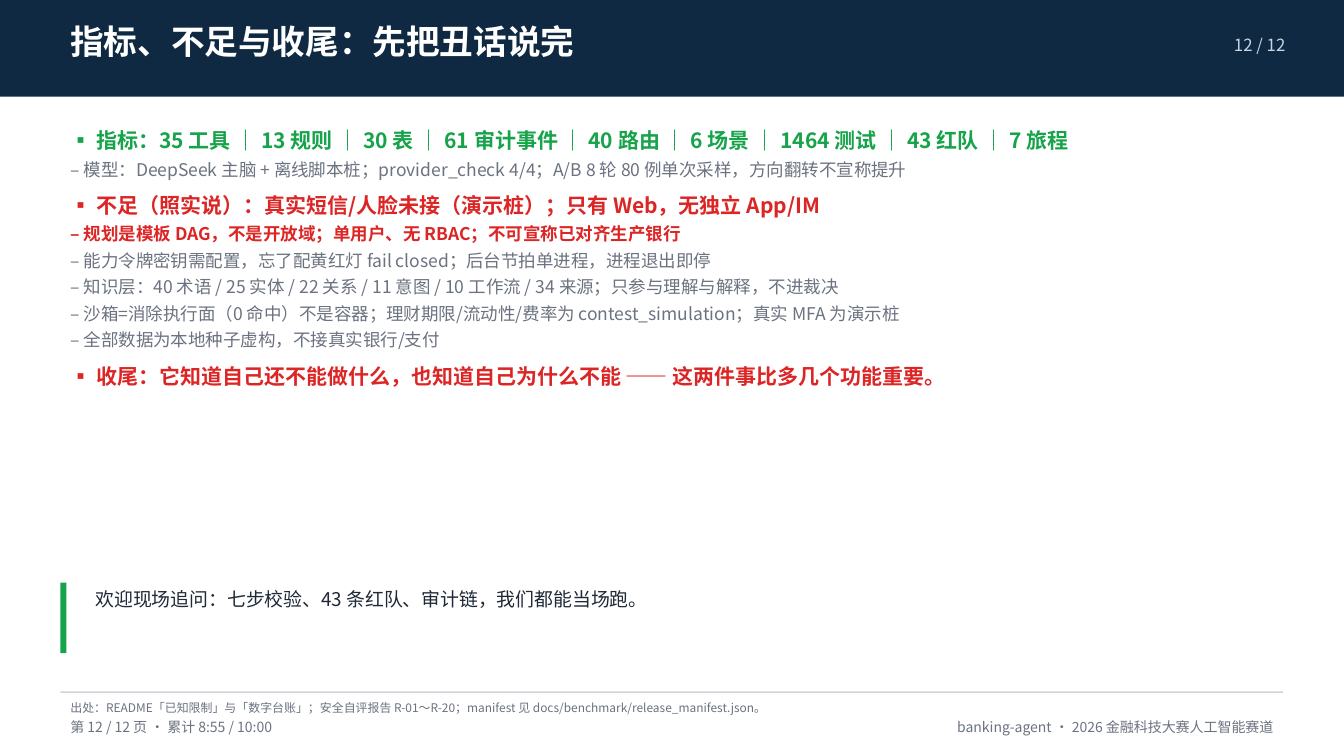
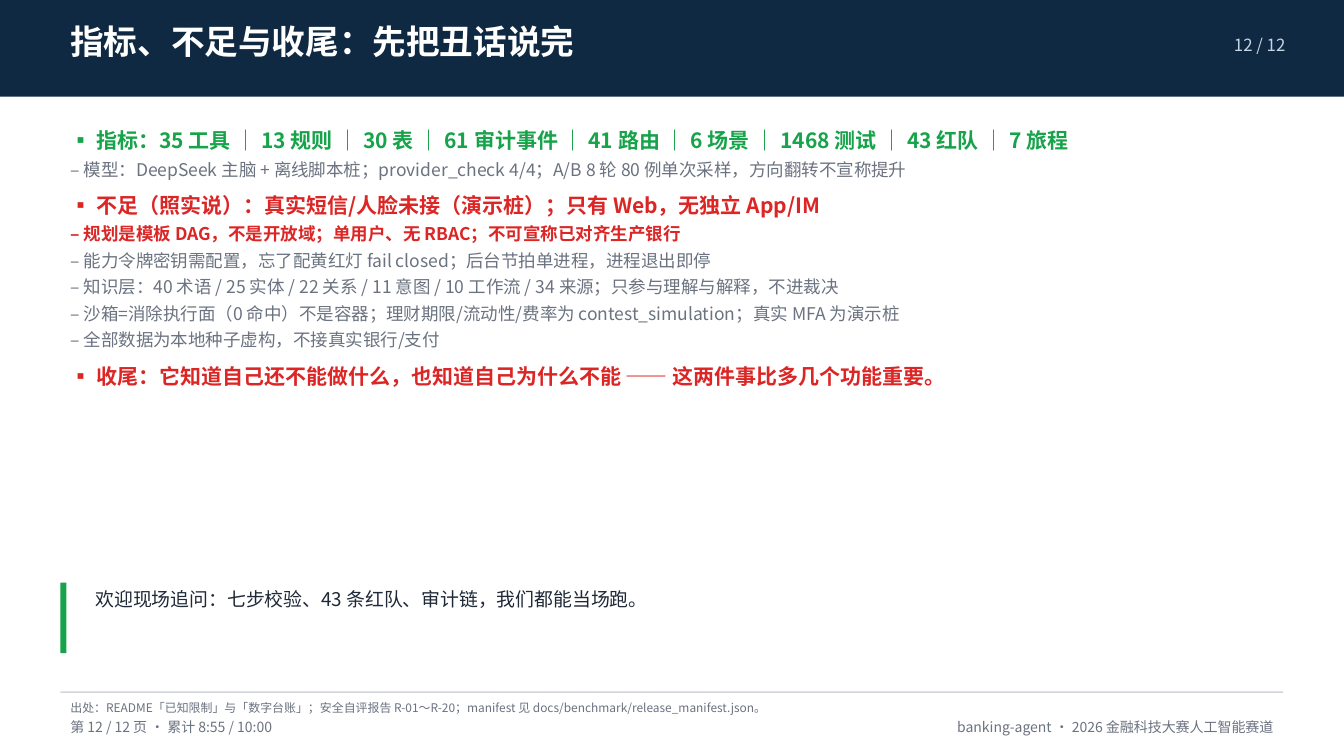
Before and after one commit to peng6yu/banking-agent, a slide deck: slide 12 of docs/交付/答辩PPT.pptx. Drawn at 1344x756 pixels with LibreOffice and Linux fonts; fonts in the diff are those of the drawing. Boxes give left, top, right and bottom in pixels: in the first picture for what was removed or moved away, otherwise in the second. Text is boxed around its words. In the diff, an @@ line names an element or a change of style, - is before the commit and + after.

```diff
--- a/docs/交付/答辩PPT.pptx
+++ b/docs/交付/答辩PPT.pptx
@@ text at (x1=96, y1=128, x2=1069, y2=154): text changed @@
-▪ 指标：35 工具 ｜ 13 规则 ｜ 30 表 ｜ 61 审计事件 ｜ 40 路由 ｜ 6 场景 ｜ 1464 测试 ｜ 43 红队 ｜ 7 旅程
+▪ 指标：35 工具 ｜ 13 规则 ｜ 30 表 ｜ 61 审计事件 ｜ 41 路由 ｜ 6 场景 ｜ 1468 测试 ｜ 43 红队 ｜ 7 旅程
```
Also in this commit, not shown: 2 other slides changed, 35 other files.
